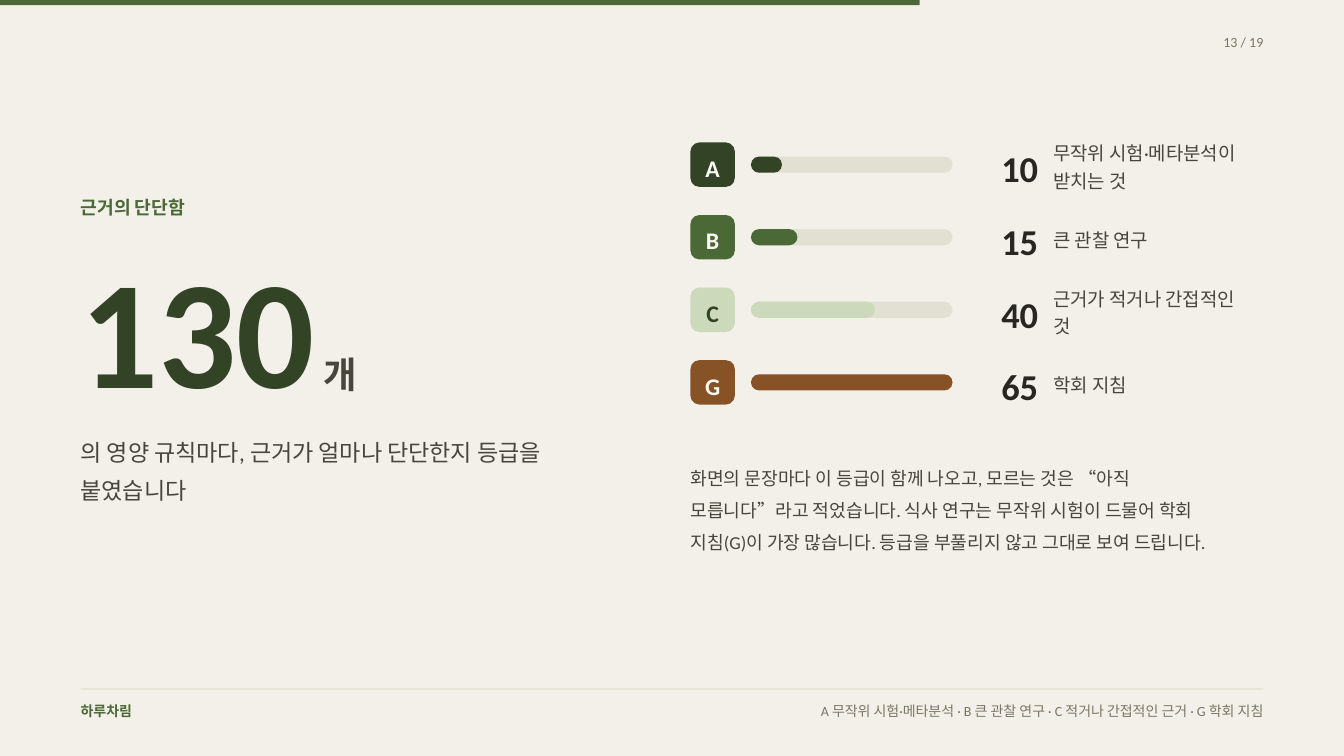
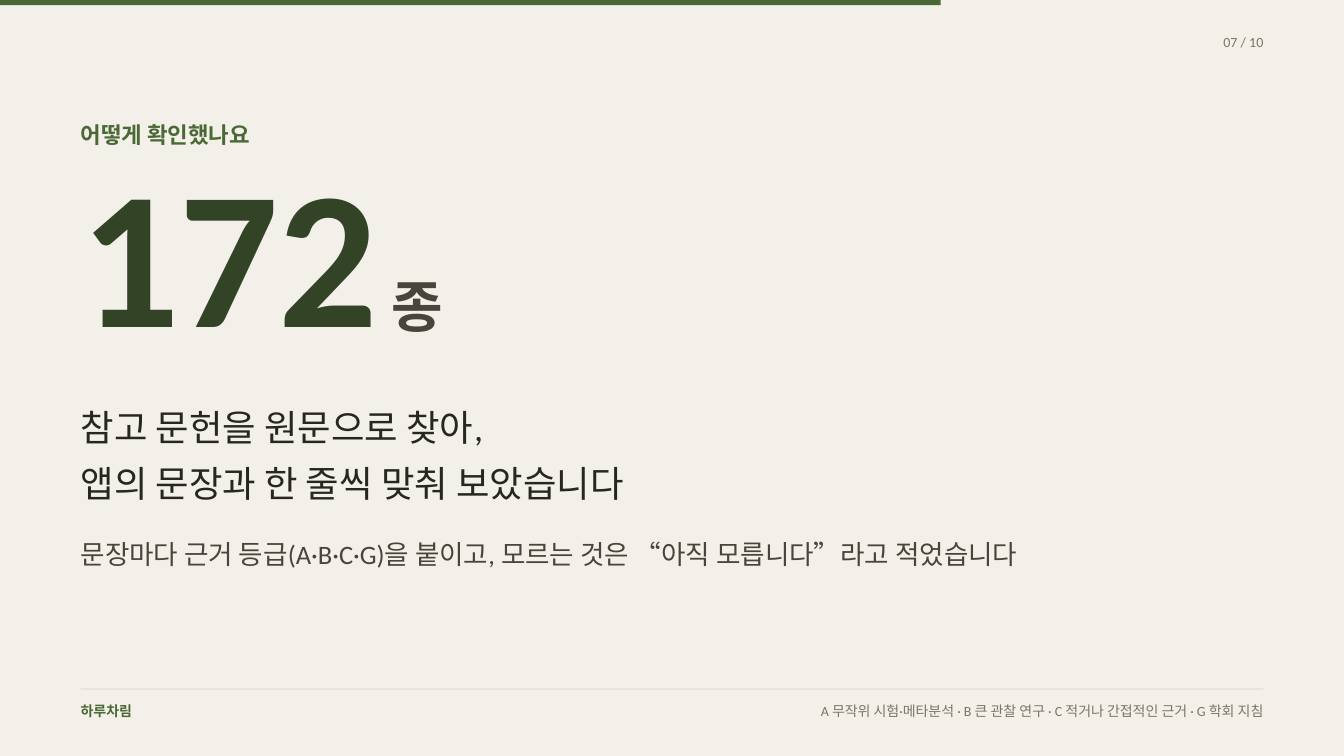
Before and after one commit to rohkwangwon-lang/harucharim-app, a slide deck: slide 7 of docs/홍보/하루차림-환자-발표.pptx (slide 13 before the commit). Drawn at 1344x756 pixels with LibreOffice and Linux fonts; fonts in the diff are those of the drawing. Boxes give left, top, right and bottom in pixels: in the first picture for what was removed or moved away, otherwise in the second. Text is boxed around its words. In the diff, an @@ line names an element or a change of style, - is before the commit and + after.

```diff
--- a/docs/홍보/하루차림-환자-발표.pptx
+++ b/docs/홍보/하루차림-환자-발표.pptx
@@ rectangle: place and size @@
-rectangle at box(0, 0, 920, 5)
+rectangle at box(0, 0, 941, 5)
@@ text at box(1223, 38, 1263, 47): text changed @@
-13 / 19
+07 / 10
@@ text added at box(81, 124, 250, 145), 16 pt, text #4B6936, bold @@
+어떻게 확인했나요
@@ rounded rectangle removed at box(691, 142, 735, 187) @@
@@ text removed at box(1053, 144, 1235, 190) @@
-무작위 시험·메타분석이
-받치는 것
@@ text removed at box(705, 161, 719, 177) @@
-A
@@ rounded rectangle removed at box(751, 156, 953, 172) @@
@@ rounded rectangle removed at box(751, 156, 782, 172) @@
@@ text removed at box(1001, 158, 1038, 183) @@
-10
@@ text removed at box(81, 198, 185, 216) @@
-근거의 단단함
@@ text added at box(81, 198, 443, 332), 140 pt, text #324326, bold @@
+172 종
@@ rounded rectangle removed at box(691, 215, 735, 259) @@
@@ text removed at box(706, 233, 719, 249) @@
-B
@@ rounded rectangle removed at box(751, 229, 953, 245) @@
@@ rounded rectangle removed at box(751, 229, 798, 245) @@
@@ text removed at box(1001, 231, 1038, 256) @@
-15
@@ text removed at box(1053, 231, 1149, 249) @@
-큰 관찰 연구
@@ text removed at box(81, 287, 356, 391) @@
-130 개
@@ rounded rectangle removed at box(691, 287, 735, 332) @@
@@ text removed at box(1053, 290, 1235, 334) @@
-근거가 적거나 간접적인
-것
@@ text removed at box(706, 306, 719, 322) @@
-C
@@ rounded rectangle removed at box(751, 301, 953, 318) @@
@@ rounded rectangle removed at box(751, 301, 875, 318) @@
@@ text removed at box(1001, 304, 1038, 329) @@
-40
@@ rounded rectangle removed at box(691, 360, 735, 404) @@
@@ text removed at box(705, 379, 720, 395) @@
-G
@@ rounded rectangle removed at box(751, 374, 953, 390) @@
@@ text removed at box(1001, 375, 1038, 401) @@
-65
@@ text removed at box(1053, 376, 1127, 394) @@
-학회 지침
@@ text added at box(81, 410, 623, 500), 26 pt, text #282621 @@
+참고 문헌을 원문으로 찾아,
+앱의 문장과 한 줄씩 맞춰 보았습니다
@@ text removed at box(81, 442, 541, 501) @@
-의 영양 규칙마다, 근거가 얼마나 단단한지 등급을
-붙였습니다
@@ text removed at box(690, 470, 1205, 552) @@
-화면의 문장마다 이 등급이 함께 나오고, 모르는 것은 “아직
-모릅니다”라고 적었습니다. 식사 연구는 무작위 시험이 드물어 학회
-지침(G)이 가장 많습니다. 등급을 부풀리지 않고 그대로 보여 드립니다.
@@ text added at box(81, 541, 1017, 568), 19 pt, text #48453C @@
+문장마다 근거 등급(A·B·C·G)을 붙이고, 모르는 것은 “아직 모릅니다”라고 적었습니다
```
Also in this commit, not shown: 7 other slides changed, 2 slides added, 11 slides removed, 32 other files.
